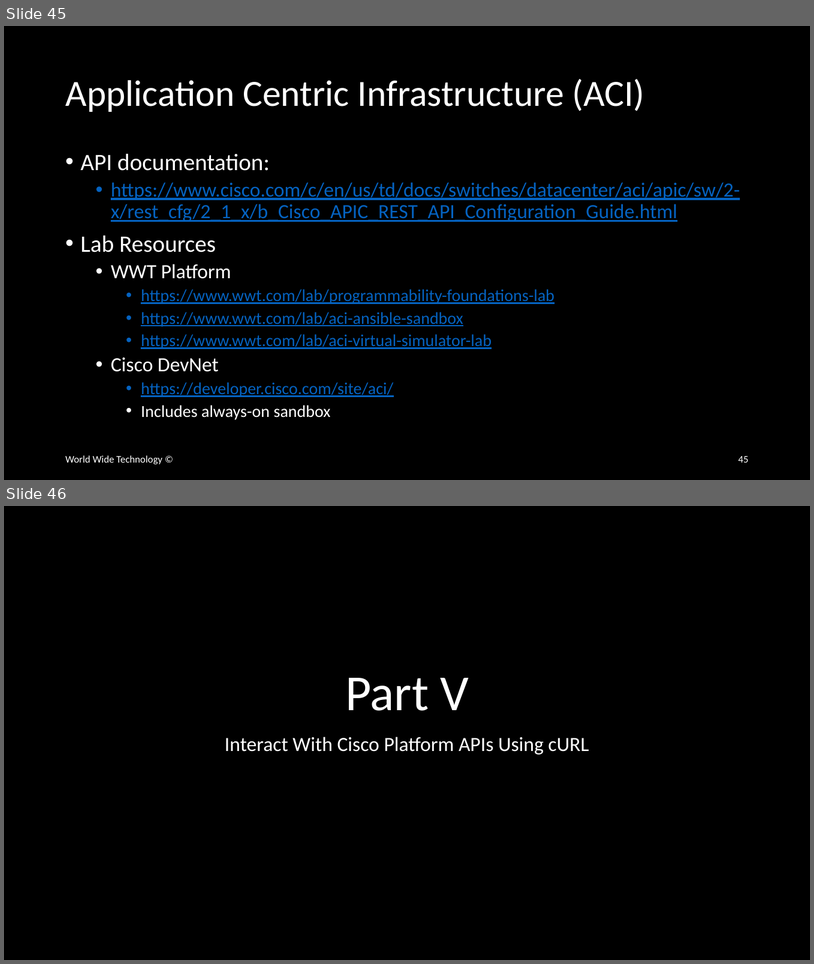
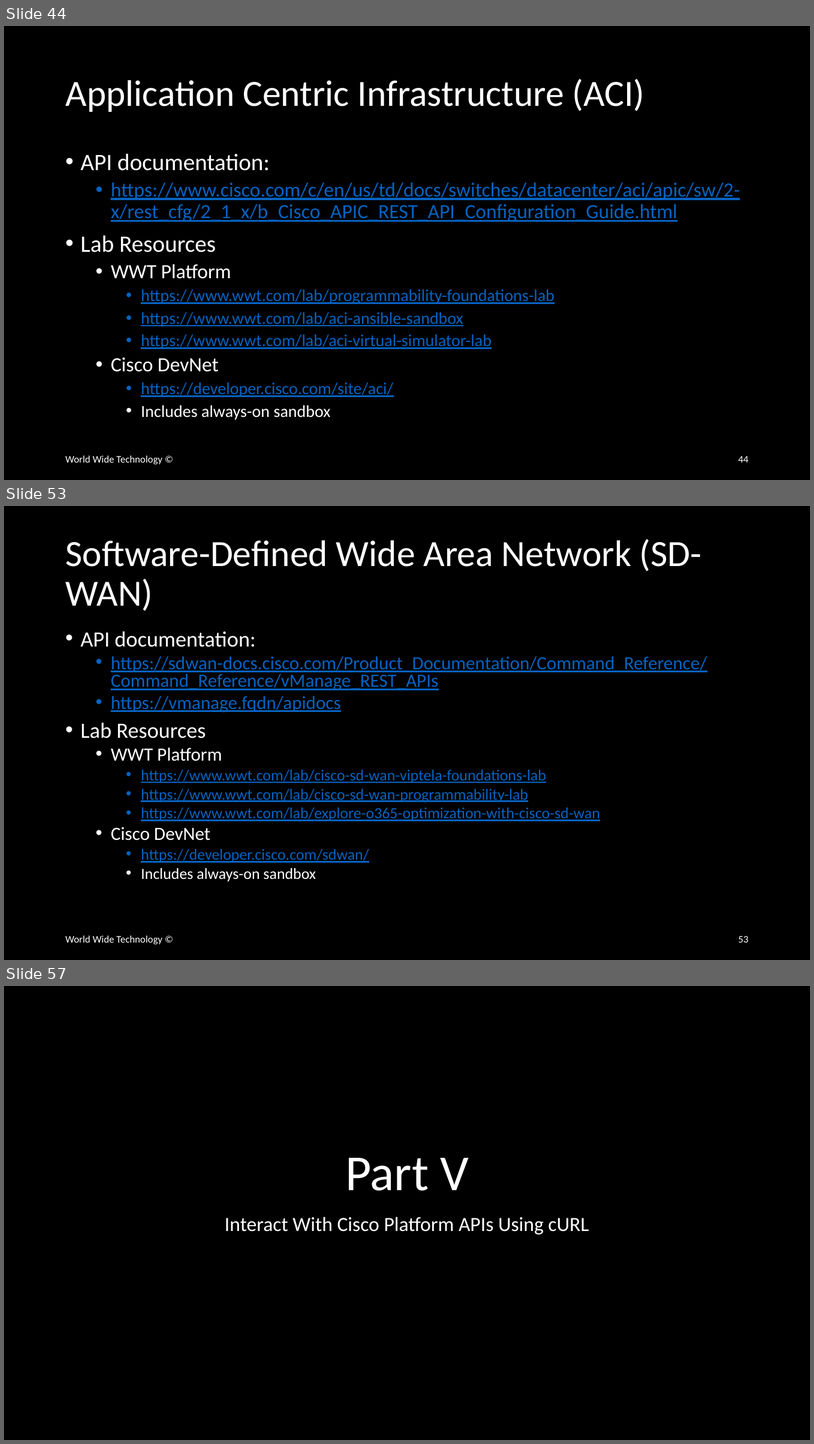
Before and after one commit to wwt/curl-requests-foundations, a slide deck: curl-requests-foundations.pptx. Shown one above the other, each under a label of ours: slides 45 and 46 before the commit, slides 44, 53 and 57 after it; the slides between them are not shown. The pictures are 814x964 and 814x1444 pixels, drawn with LibreOffice and Linux fonts; fonts in the diff are those of the drawing. Boxes give left, top, right and bottom in pixels: in the first picture for what was removed or moved away, otherwise in the second. Text is boxed around its words. In the diff, an @@ line names an element or a change of style, - is before the commit and + after.

Commit message:
Added DNAC, Meraki, Viptela, and Webex Teams slides to Platform Overview section

```diff
--- a/curl-requests-foundations.pptx
+++ b/curl-requests-foundations.pptx
@@ slide 53 added at box(4, 506, 810, 960), background #000000 @@
@@ title added at box(65, 539, 702, 611), 44 pt, text #FFFFFF @@
+Software-Defined Wide Area Network (SD-WAN)
@@ text added at box(81, 631, 707, 882), 18.5 pt, text #0563C1, underline @@
+• API documentation:
+  • https://sdwan-docs.cisco.com/Product_Documentation/Command_Reference/Command_Reference/vManage_REST_APIs
+  • https://vmanage.fqdn/apidocs
+• Lab Resources
+  • WWT Platform
+    • https://www.wwt.com/lab/cisco-sd-wan-viptela-foundations-lab
+    • https://www.wwt.com/lab/cisco-sd-wan-programmability-lab
+    • https://www.wwt.com/lab/explore-o365-optimization-with-cisco-sd-wan
+  • Cisco DevNet
+    • https://developer.cisco.com/sdwan/
+    • Includes always-on sandbox
@@ text added at box(65, 935, 162, 944), 12 pt, text #FFFFFF @@
+World Wide Technology ©
@@ page number added at box(738, 936, 749, 942), 12 pt, text #FFFFFF @@
+53
@@ what was slide 45 is now slide 44 @@
@@ page number at box(738, 456, 749, 462): text changed @@
-45
+44
@@ what was slide 46 is now slide 57 @@
```
Also in this commit, not shown: 2 slides changed, 11 other slides added, 1 slide removed.
